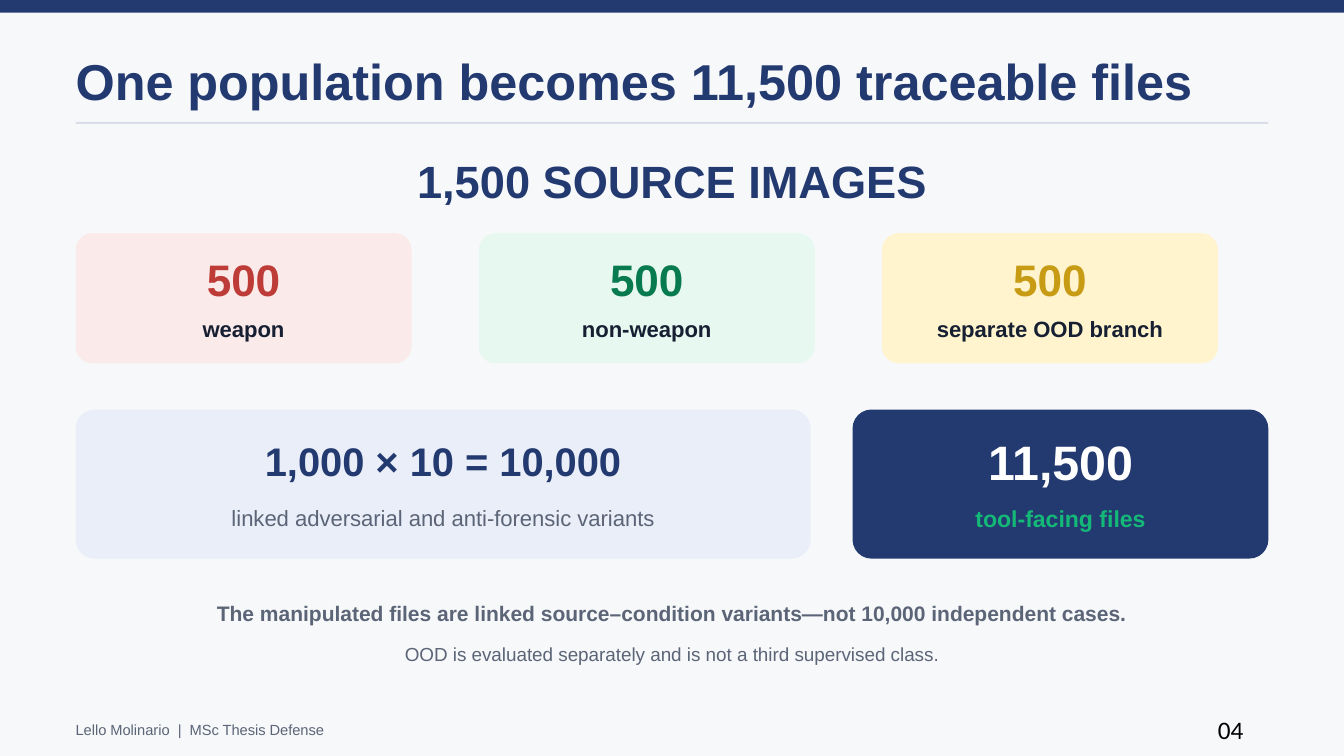
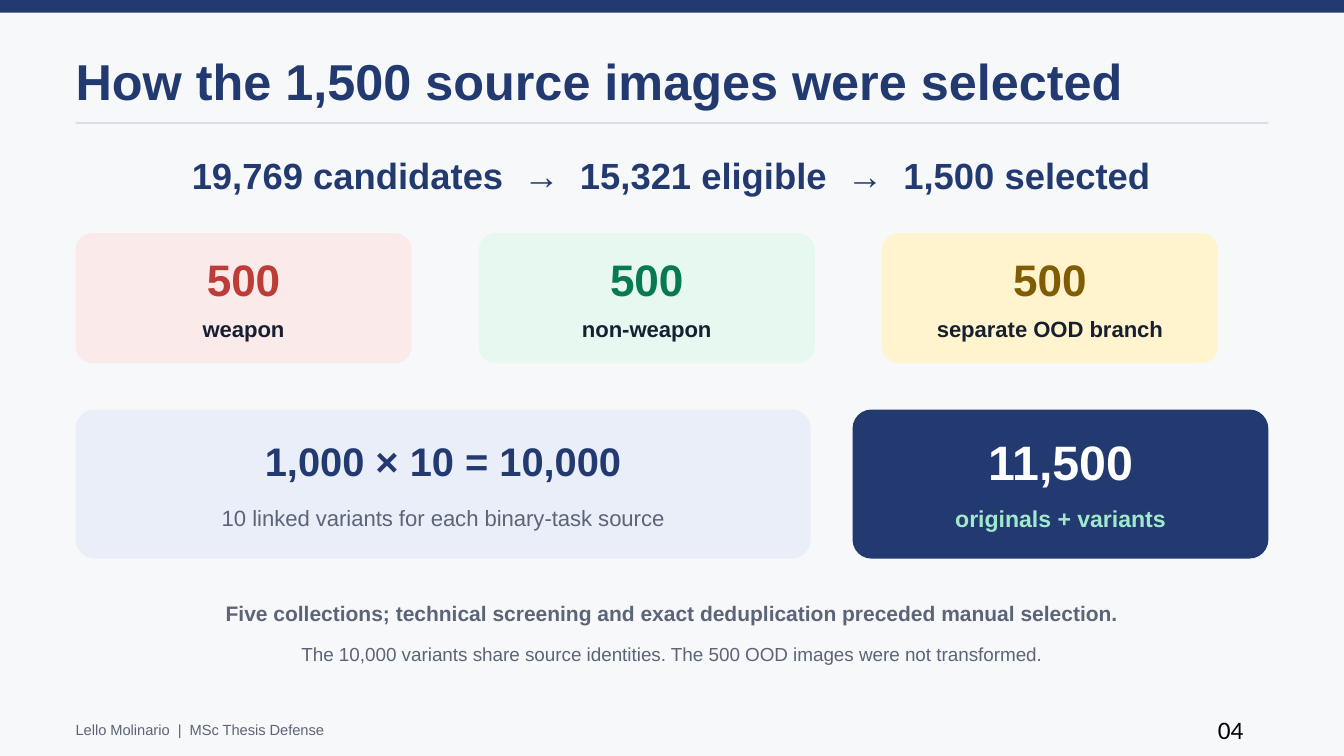
Before and after one commit to lmolinario/Molinario_Thesis_Defense_2026, a slide deck: slide 4 of Molinario_Thesis_Defense_2026.pptx. Drawn at 1344x756 pixels with LibreOffice and Linux fonts; fonts in the diff are those of the drawing. Boxes give left, top, right and bottom in pixels: in the first picture for what was removed or moved away, otherwise in the second. Text is boxed around its words. In the diff, an @@ line names an element or a change of style, - is before the commit and + after.

```diff
--- a/Molinario_Thesis_Defense_2026.pptx
+++ b/Molinario_Thesis_Defense_2026.pptx
@@ text at (76,63,1123,110): text changed @@
-One population becomes 11,500 traceable files
+How the 1,500 source images were selected
@@ text at (192,162,1151,197): text changed; size 32.2 to 26 pt @@
-1,500 SOURCE IMAGES
+19,769 candidates → 15,321 eligible → 1,500 selected
@@ text "500" at (1013,265,1086,297): text colour #C89B14 to #805C05 @@
@@ text at (222,510,664,531): text changed @@
-linked adversarial and anti-forensic variants
+10 linked variants for each binary-task source
@@ text at (955,510,1165,532): text changed; text colour #14B978 to #A1E9CE @@
-tool-facing files
+originals + variants
@@ text at (226,606,1118,626): text changed @@
-The manipulated files are linked source–condition variants—not 10,000 independent cases.
+Five collections; technical screening and exact deduplication preceded manual selection.
@@ text at (301,647,1042,665): text changed @@
-OOD is evaluated separately and is not a third supervised class.
+The 10,000 variants share source identities. The 500 OOD images were not transformed.
```
Also in this commit, not shown: 18 other slides changed, 1 slide added, 1 slide removed, 1 other file.
